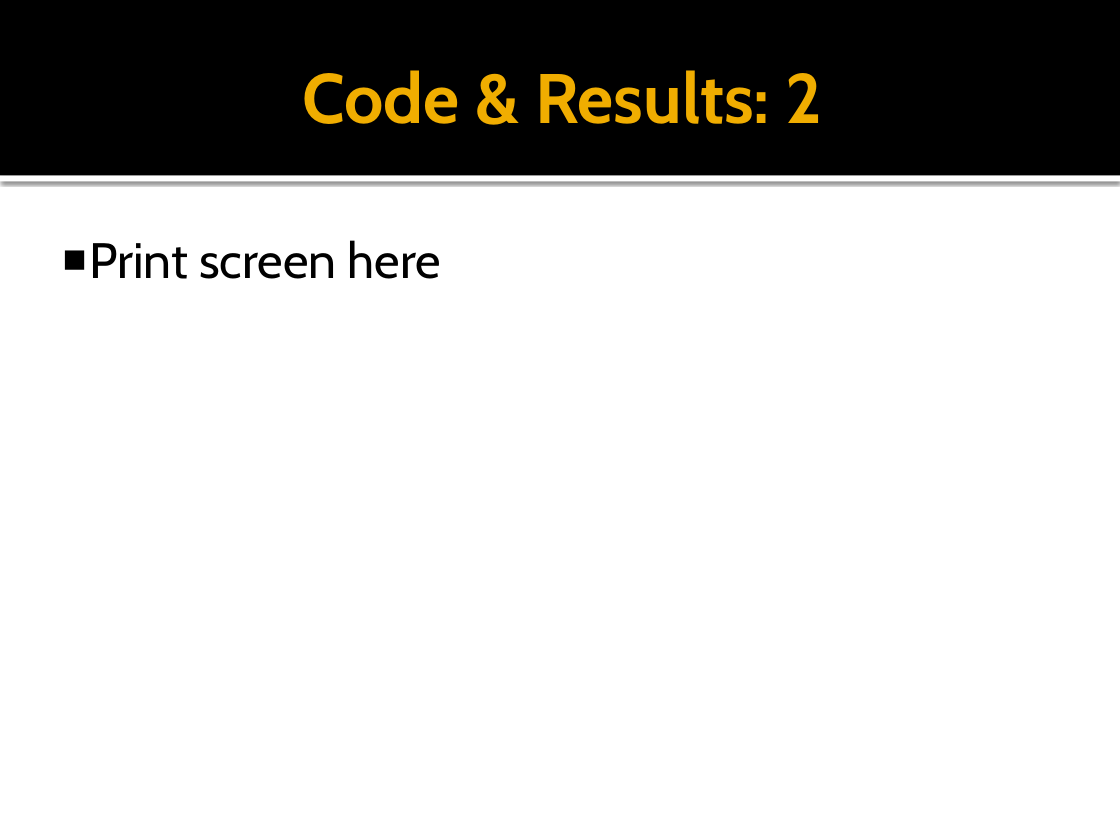
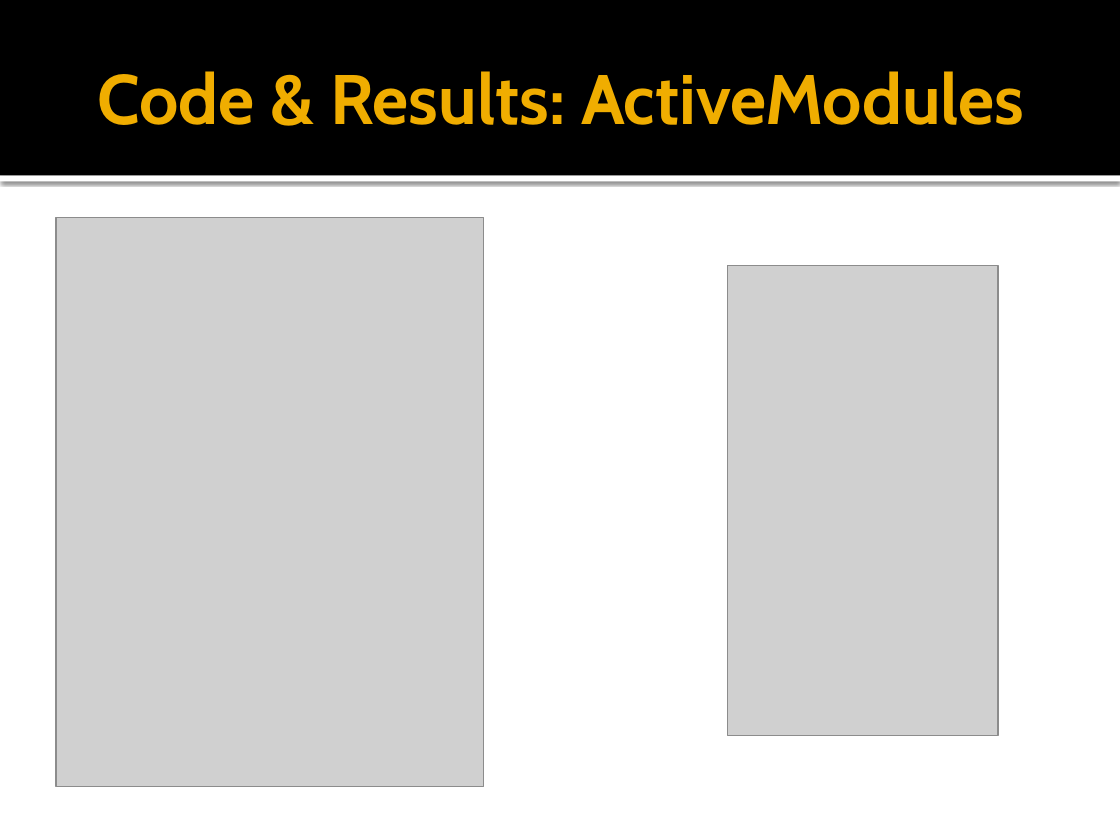
Before and after one commit to erosslee/COS301_CSDS-A, a slide deck: slide 5 of CSDS_a Presentation.pptx (slide 4 before the commit). Drawn at 1120x840 pixels with LibreOffice and Linux fonts; fonts in the diff are those of the drawing; grey boxes stand for pictures. Boxes give left, top, right and bottom in pixels: in the first picture for what was removed or moved away, otherwise in the second. Text is boxed around its words. In the diff, an @@ line names an element or a change of style, - is before the commit and + after.

Commit message:
final presentation with screen shots

```diff
--- a/CSDS_a Presentation.pptx
+++ b/CSDS_a Presentation.pptx
@@ text at [98,71,1025,125]: text changed @@
-Code & Results: 2
+Code & Results: ActiveModules
@@ picture added at [56,217,484,786] @@
@@ text removed at [89,240,441,279] @@
-■ Print screen here
@@ picture added at [728,265,998,735] @@
```
Also in this commit, not shown: 5 other slides changed, 2 slides added, 1 slide removed, 1 other file.
